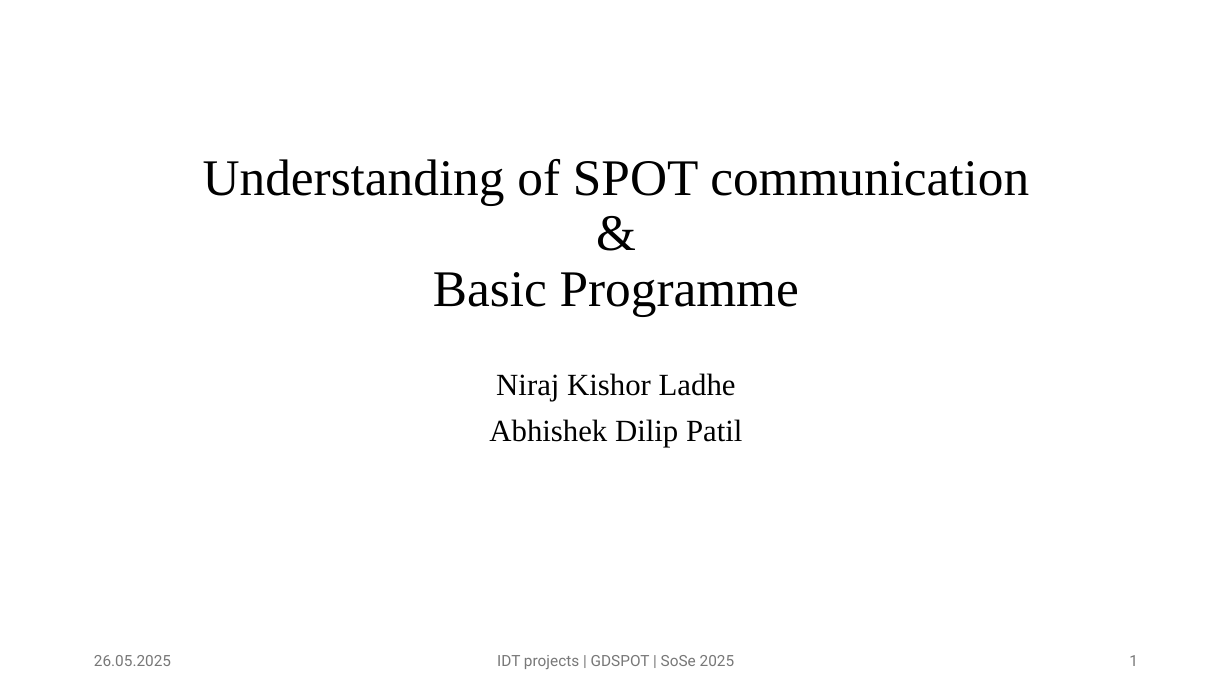
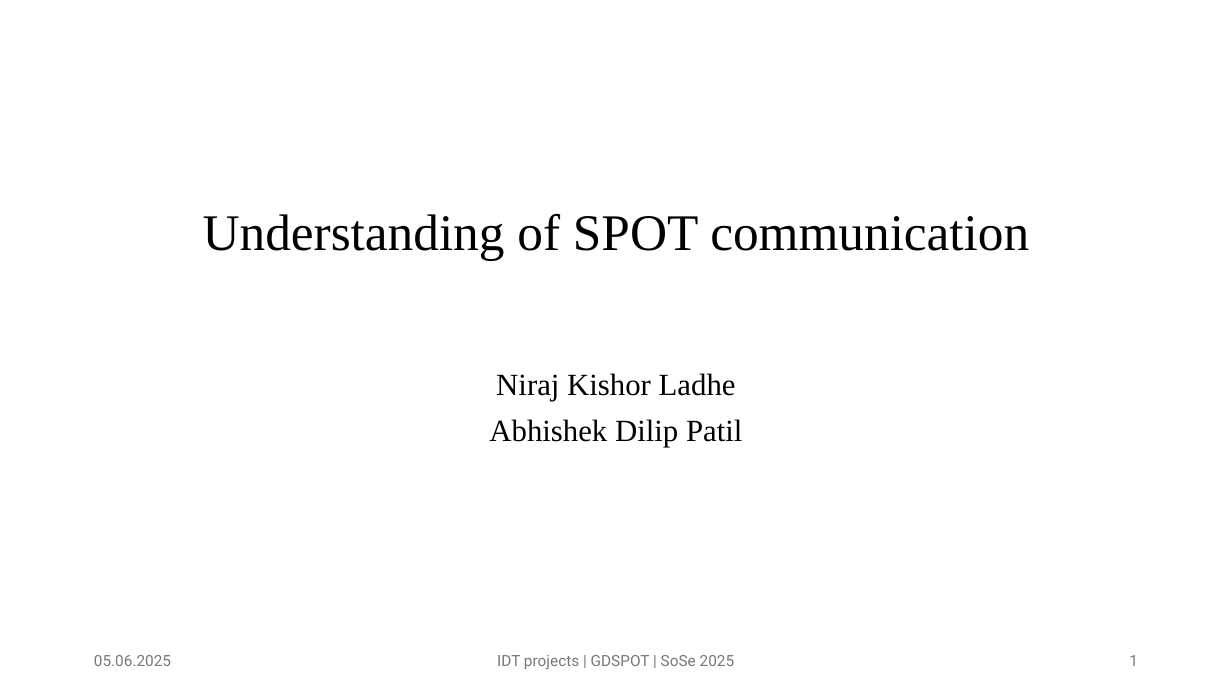
Before and after one commit to abhishekdilippatil/spot-sdk, a slide deck: slide 1 of presentations/SPOT presentation 02.pptx. Drawn at 1232x693 pixels with LibreOffice and Linux fonts; fonts in the diff are those of the drawing. Boxes give left, top, right and bottom in pixels: in the first picture for what was removed or moved away, otherwise in the second. Text is boxed around its words. In the diff, an @@ line names an element or a change of style, - is before the commit and + after.

```diff
--- a/presentations/SPOT presentation 02.pptx
+++ b/presentations/SPOT presentation 02.pptx
@@ title at (203,214,1029,261): text changed @@
-Understanding of SPOT communication
-&
-Basic Programme
+Understanding of SPOT communication
@@ text at (94,655,171,666): text changed @@
-26.05.2025
+05.06.2025
```
Also in this commit, not shown: 3 other slides changed, 6 slides added, 3 other files.
